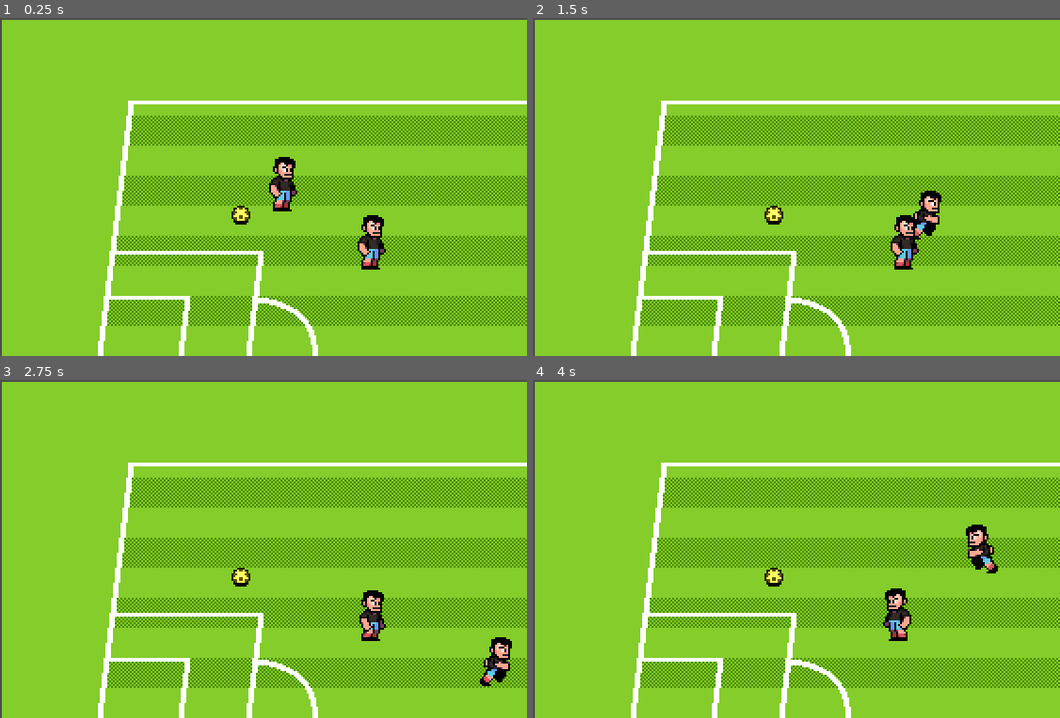
Above: before the commit, frames 1-4 (two rows, left to right).
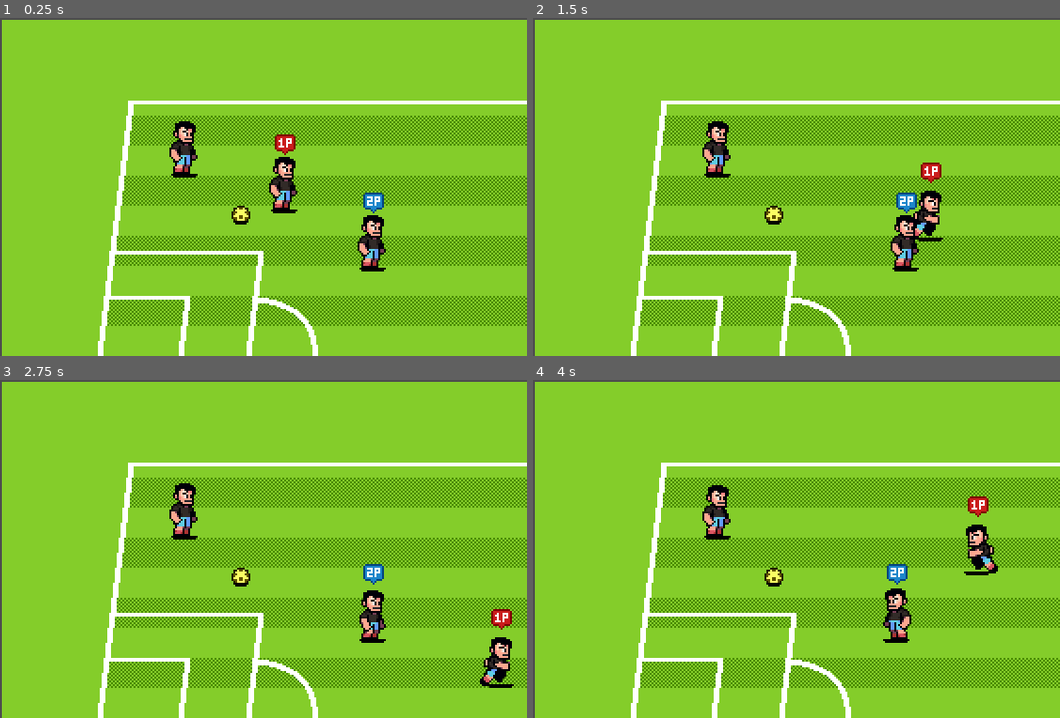
Above: after the commit, the same moments.

Repository: zcmoo/arcade-football-by-godot
Game: Godot game, scene res://Scences/world.tscn
Two runs of this game, one before a commit and one after it. Both use one fixed random seed, a clock stepped at 60 frames per second and the inputs below.
Inputs:
- Up to frame 1 (0.25 s): no input
- Up to frame 2 (1.5 s): hold Right (p1_right) 0.53-1.28 s; tap [ (p1_pass) at 0.6 s; hold Down (p1_down) from 1.28 s (still down); tap ] (p1_shoot) at 1.35 s
- Up to frame 3 (2.75 s): release Down (p1_down) at 2.03 s; hold Right (p1_right) from 2.03 s (still down); tap S (p2_down) at 2.1 s
- Up to frame 4 (4 s): release Right (p1_right) at 2.78 s; hold Up (p1_up) 2.78-3.53 s; tap A (p2_left) at 2.85 s; hold Left (p1_left) from 3.53 s (still down); tap ` (p2_pass) at 3.6 s

The runs differ from the first frame. In frame 1, 1.1% of the frame differs, in the area x 32-74%, y 30-75%; in frame 2, 1.1%, in the area x 32-78%, y 30-75%; in frame 3, 1.1%; in frame 4, 1.1%.

Commit message:
added shadow and control indicator

Diff:
--- a/Scences/characters/player.gd
+++ b/Scences/characters/player.gd
@@ -1,5 +1,10 @@
 class_name Player
 extends CharacterBody2D
+const CONTROL_SCHEME_MAP : Dictionary = {
+	ControlScheme.CPU : preload("res://assets/art/props/cpu.png"),
+	ControlScheme.P1 : preload("res://assets/art/props/1p.png"),
+	ControlScheme.P2 : preload("res://assets/art/props/2p.png")
+}
 enum ControlScheme {CPU, P1, P2}
 enum State {MOVING, TACKLING, RECOVERING, PREPPRING_SHOOT, SHOOTING, PASSING}
 @export var power : float
@@ -9,16 +14,19 @@
 @onready var animation_player : AnimationPlayer = %AnimationPlayer
 @onready var player_sprite : Sprite2D = %PlayerSprite
 @onready var teammate_detection_area : Area2D = %TeammateDetctionArea
+@onready var control_sprite : Sprite2D = %ControlSprite
 var current_state : PlayerState = null
 var state_factory := PlayerStateFactory.new()
 var heading := Vector2.RIGHT
 
 
 func _ready() -> void:
+	set_control_texture()
 	switch_state(State.MOVING) # 初始化状态节点
 
 func _process(_delta: float) -> void:
 	flip_sprite()
+	set_sprite_visiblity()
 	move_and_slide()
 
 func switch_state(state: State, state_data: PlayerStateData = PlayerStateData.new()) -> void:
@@ -54,3 +62,9 @@
 func on_annimation_complete() -> void:
 	if current_state != null:
 		current_state.on_animation_complete()
+
+func set_control_texture() -> void:
+	control_sprite.texture = CONTROL_SCHEME_MAP[control_scheme]
+
+func set_sprite_visiblity() -> void:
+	control_sprite.visible = has_ball() or not control_scheme == ControlScheme.CPU
--- a/Scences/characters/player.tscn
+++ b/Scences/characters/player.tscn
@@ -1,7 +1,9 @@
-[gd_scene load_steps=12 format=3 uid="uid://cxgea6j70bhkn"]
+[gd_scene load_steps=14 format=3 uid="uid://cxgea6j70bhkn"]
 
 [ext_resource type="Script" uid="uid://cxf0hwtw5npld" path="res://Scences/characters/player.gd" id="1_kt7ow"]
 [ext_resource type="Texture2D" uid="uid://meibjmmqti5e" path="res://assets/art/characters/soccer-player.png" id="1_lobas"]
+[ext_resource type="Texture2D" uid="uid://c5ofqps0aoi5r" path="res://assets/art/props/1p.png" id="3_oya21"]
+[ext_resource type="Texture2D" uid="uid://4couukdofllr" path="res://assets/art/characters/player-shadow.png" id="3_yiwlq"]
 
 [sub_resource type="Animation" id="Animation_yiwlq"]
 length = 0.001
@@ -168,6 +170,13 @@
 hframes = 6
 vframes = 13
 
+[node name="ControlSprite" type="Sprite2D" parent="PlayerSprite"]
+unique_name_in_owner = true
+position = Vector2(0, -35)
+texture = ExtResource("3_oya21")
+centered = false
+offset = Vector2(-7, -6)
+
 [node name="AnimationPlayer" type="AnimationPlayer" parent="."]
 unique_name_in_owner = true
 libraries = {
@@ -188,3 +197,8 @@
 
 [node name="CollisionPolygon2D" type="CollisionPolygon2D" parent="TeammateDetctionArea"]
 polygon = PackedVector2Array(0, -40, 280, -150, 330, -100, 330, 100, 280, 150, 0, 40)
+
+[node name="ShadowSprite" type="Sprite2D" parent="."]
+texture = ExtResource("3_yiwlq")
+centered = false
+offset = Vector2(-8, -15)
--- a/Scences/world.tscn
+++ b/Scences/world.tscn
@@ -30,7 +30,7 @@
 y_sort_enabled = true
 
 [node name="Player" parent="ActorsContainer" node_paths=PackedStringArray("ball") instance=ExtResource("4_nbkwn")]
-position = Vector2(50, 324)
+position = Vector2(98, 84)
 ball = NodePath("../Ball")
 
 [node name="Player2" parent="ActorsContainer" node_paths=PackedStringArray("ball") instance=ExtResource("4_nbkwn")]
